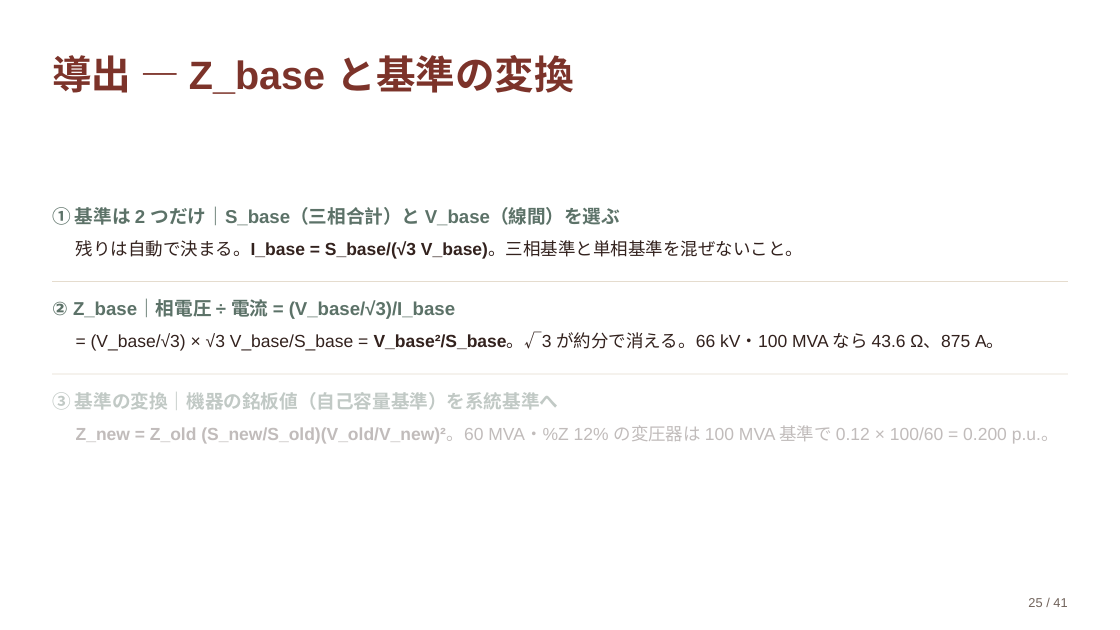
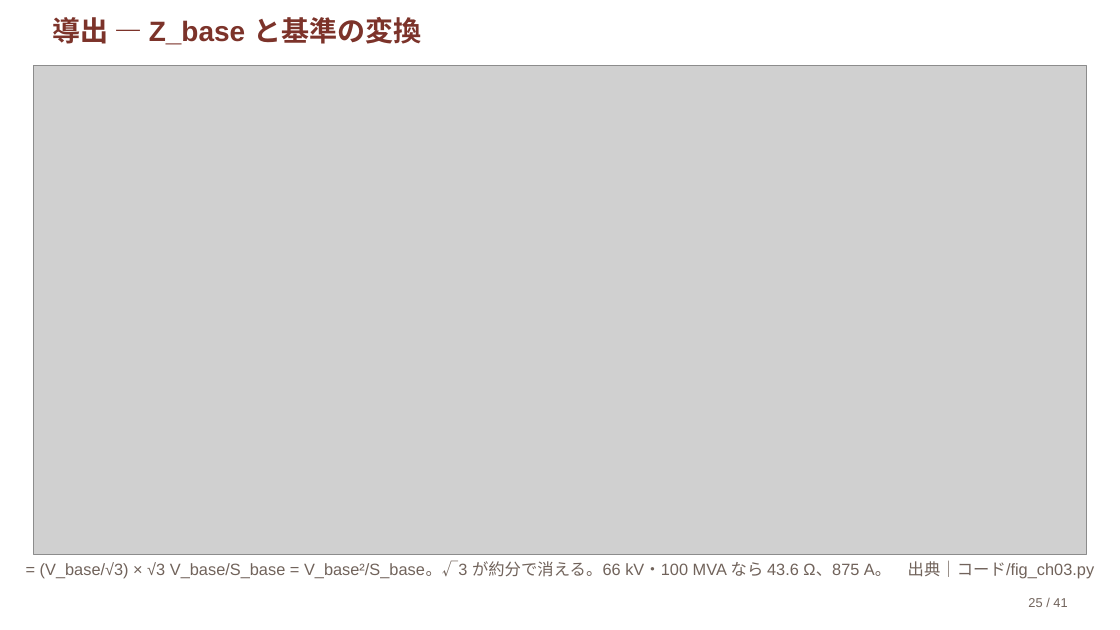
Before and after one commit to lutelute/ryukyu-power-system-2026, a slide deck: slide 25 of スライド/ch03.pptx. Drawn at 1120x630 pixels with LibreOffice and Linux fonts; fonts in the diff are those of the drawing; grey boxes stand for pictures. Boxes give left, top, right and bottom in pixels: in the first picture for what was removed or moved away, otherwise in the second. Text is boxed around its words. In the diff, an @@ line names an element or a change of style, - is before the commit and + after.

```diff
--- a/スライド/ch03.pptx
+++ b/スライド/ch03.pptx
@@ text "導出 — Z_base と基準の変換": place and size @@
-text "導出 — Z_base と基準の変換" at box(52, 55, 574, 94)
+text "導出 — Z_base と基準の変換" at box(52, 17, 421, 45)
@@ text "導出 — Z_base と基準の変換" at box(52, 17, 421, 45): size 33.9 to 24 pt; line spacing 1.06 to 1; vertical alignment middle to top @@
@@ picture added at box(34, 66, 1086, 555) @@
@@ text removed at box(52, 206, 620, 226) @@
-① 基準は 2 つだけ｜S_base（三相合計）と V_base（線間）を選ぶ
@@ text removed at box(76, 240, 803, 259) @@
-残りは自動で決まる。I_base = S_base/(√3 V_base)。三相基準と単相基準を混ぜないこと。
@@ rectangle removed at box(52, 281, 1068, 282) @@
@@ text removed at box(52, 298, 455, 319) @@
-② Z_base｜相電圧 ÷ 電流 = (V_base/√3)/I_base
@@ rectangle removed at box(52, 374, 1068, 375) @@
@@ text removed at box(52, 392, 559, 410) @@
-③ 基準の変換｜機器の銘板値（自己容量基準）を系統基準へ
@@ text removed at box(76, 425, 1059, 444) @@
-Z_new = Z_old (S_new/S_old)(V_old/V_new)²。60 MVA・%Z 12% の変圧器は 100 MVA 基準で 0.12 × 100/60 = 0.200 p.u.。
@@ text at box(40, 560, 1095, 579): text changed; size 15 to 14 pt; text colour #33221E to #71635B @@
-= (V_base/√3) × √3 V_base/S_base = V_base²/S_base。√3 が約分で消える。66 kV・100 MVA なら 43.6 Ω、875 A。
+= (V_base/√3) × √3 V_base/S_base = V_base²/S_base。√3 が約分で消える。66 kV・100 MVA なら 43.6 Ω、875 A。 出典｜コード/fig_ch03.py
```
Also in this commit, not shown: 8 other slides changed, 50 other files.
